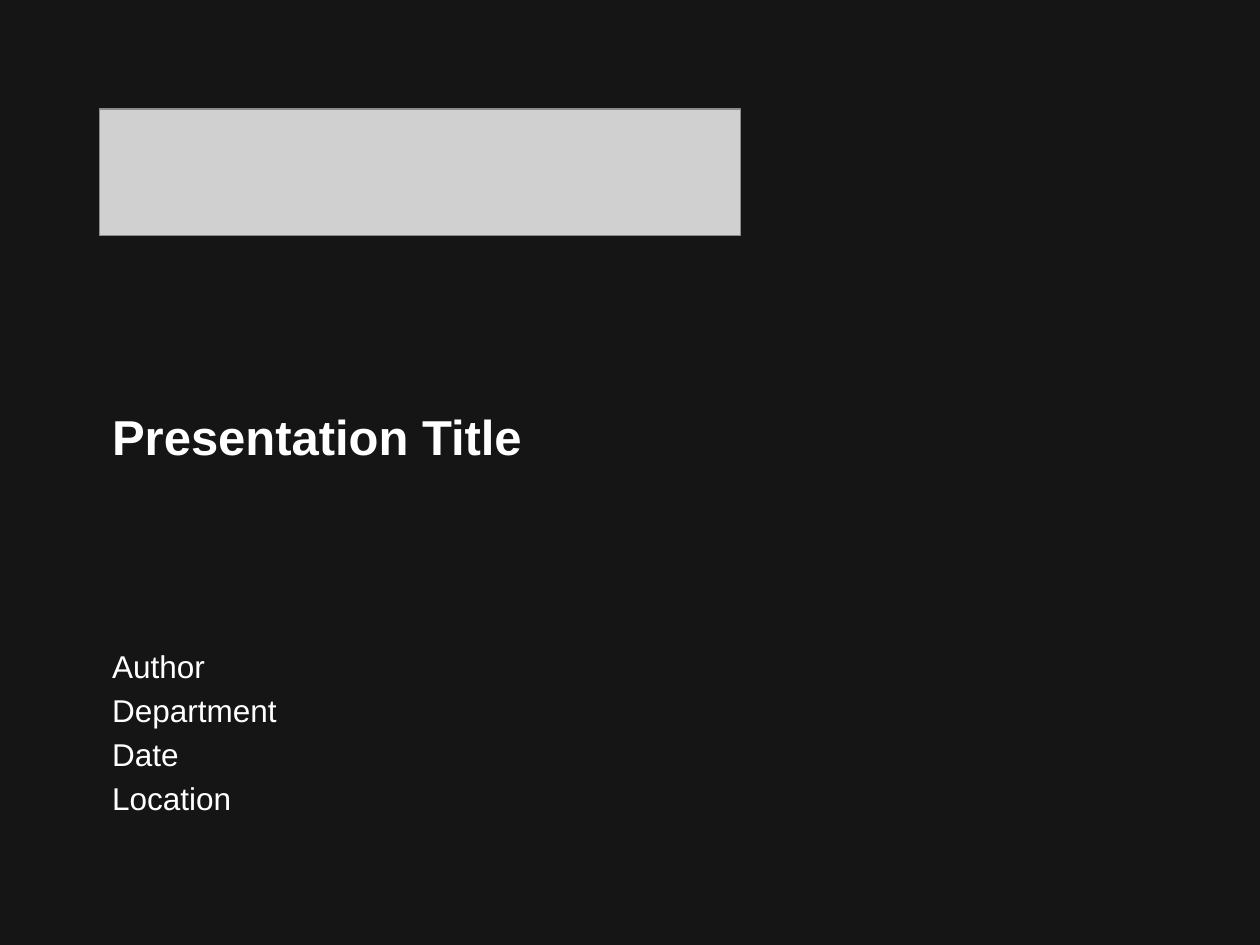
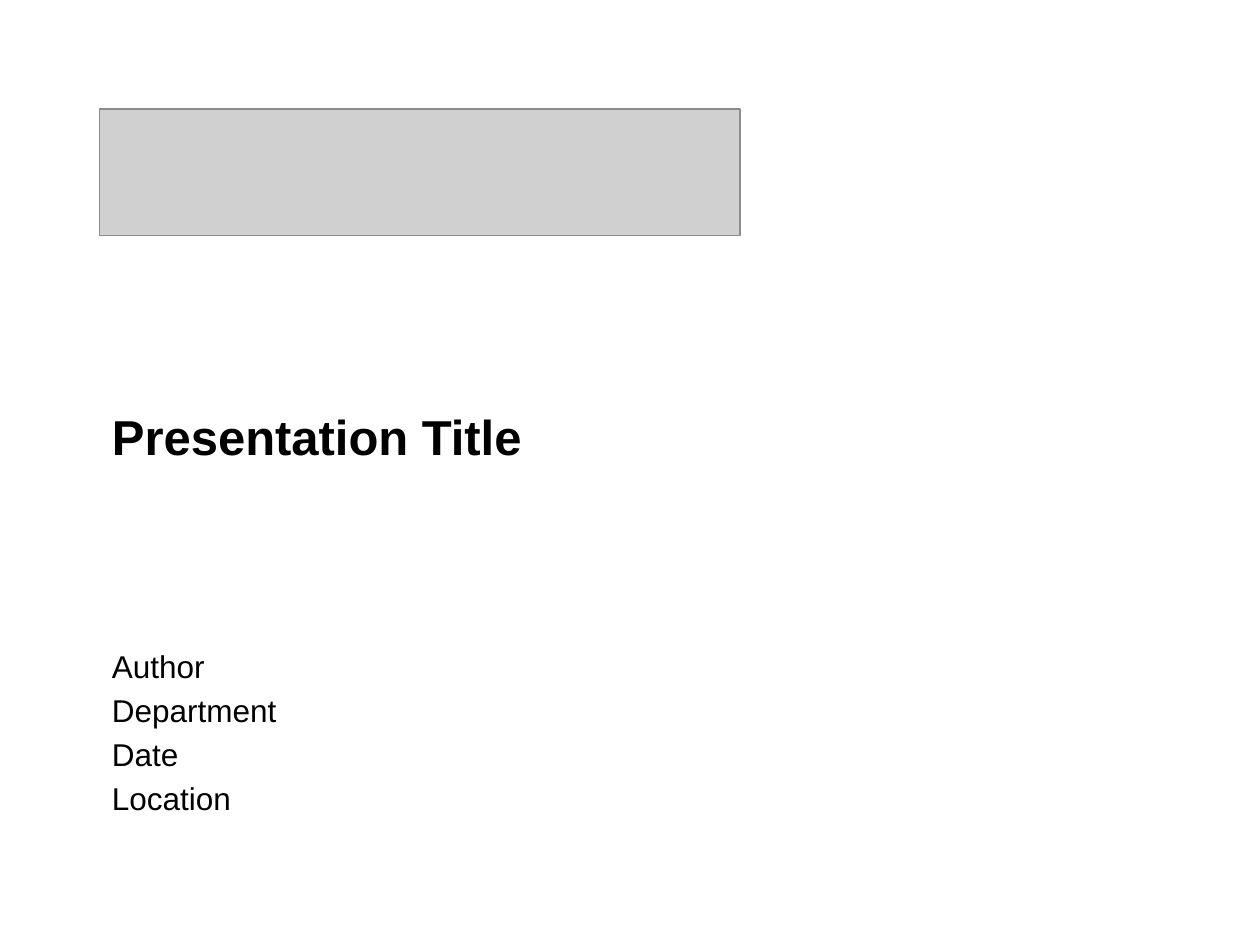
Before and after one commit to efwoods/pptx2py, a slide deck: slide 3 of template_sample.pptx (slide 2 before the commit). Drawn at 1260x945 pixels with LibreOffice and Linux fonts; fonts in the diff are those of the drawing; grey boxes stand for pictures. Boxes give left, top, right and bottom in pixels: in the first picture for what was removed or moved away, otherwise in the second. Text is boxed around its words. In the diff, an @@ line names an element or a change of style, - is before the commit and + after.

```diff
--- a/template_sample.pptx
+++ b/template_sample.pptx
@@ background #151515 to #FFFFFF @@
@@ rectangle added at (0, 0, 1260, 945), fill #FFFFFF, outline #FFFFFF 0.75 pt @@
@@ text "Presentation Title" at (112, 419, 522, 456): text colour #FFFFFF to #000000 @@
@@ text "Author" at (112, 655, 276, 811): text colour #FFFFFF to #000000 @@
```
Also in this commit, not shown: 5 other slides changed, 1 other file.
